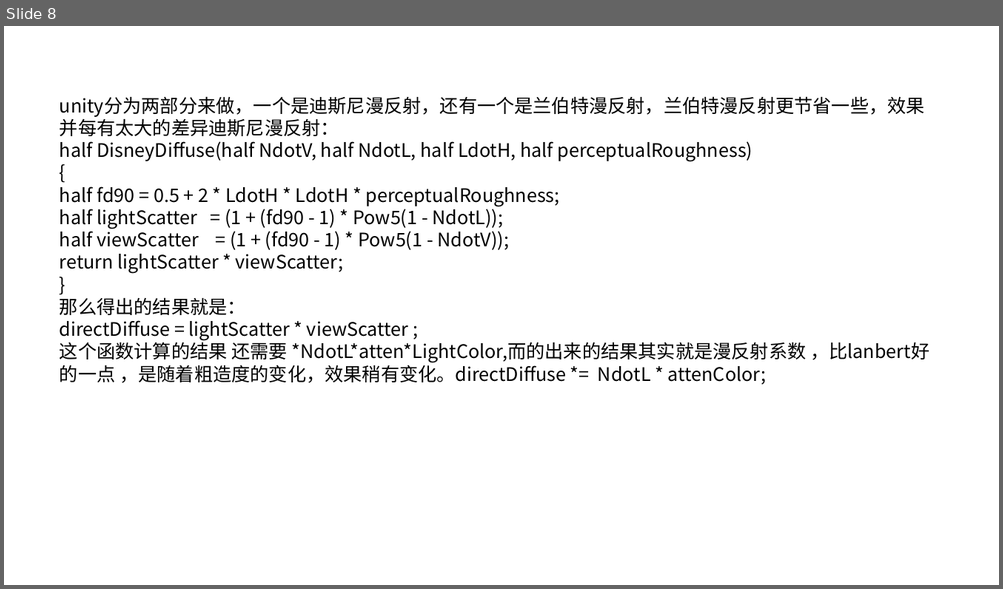
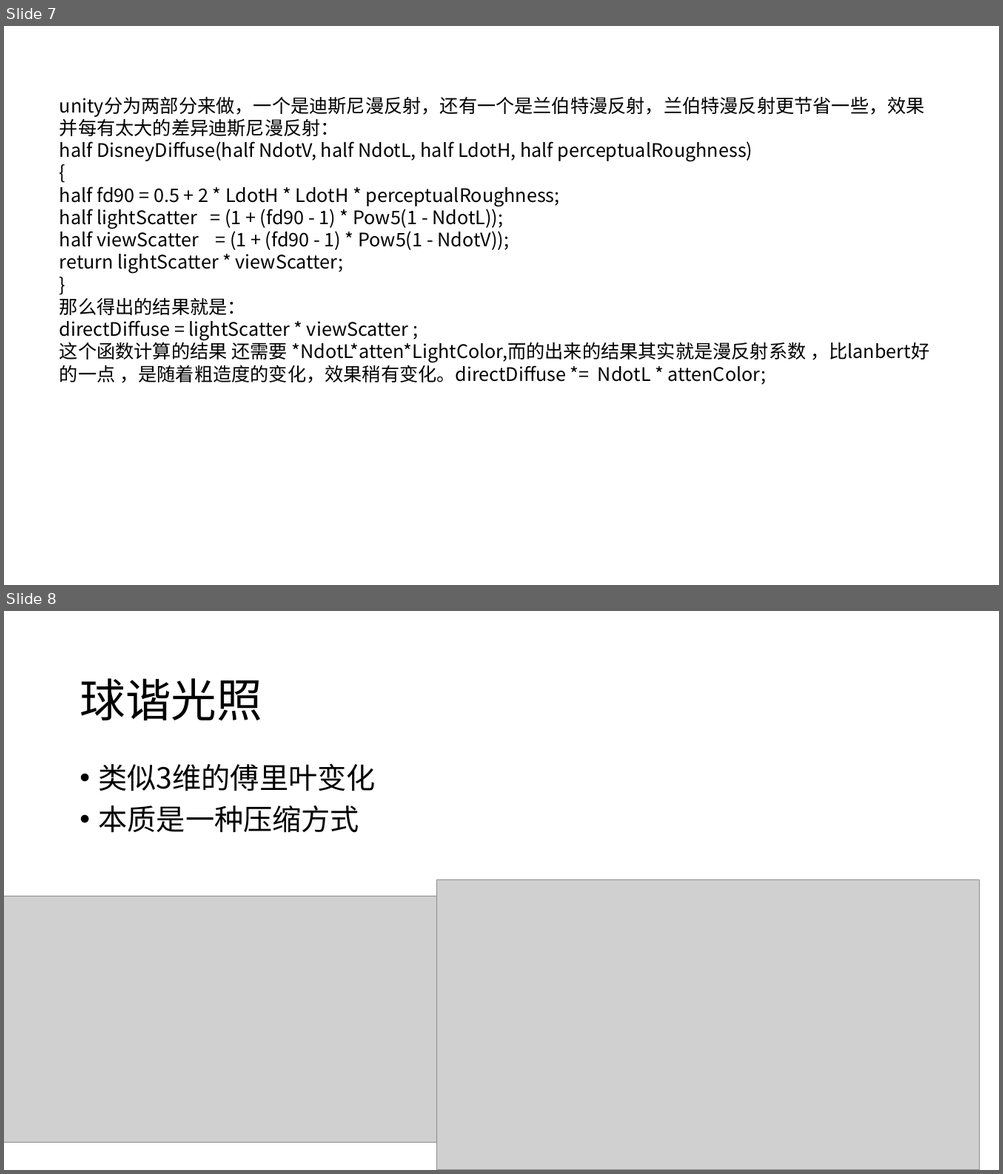
Before and after one commit to luxuia/pbr_demo, a slide deck: pbr和npr.pptx. Shown one above the other, each under a label of ours: slide 8 before the commit, slides 7 and 8 after it. The pictures are 1003x589 and 1003x1174 pixels, drawn with LibreOffice and Linux fonts; fonts in the diff are those of the drawing; grey boxes stand for pictures. Boxes give left, top, right and bottom in pixels: in the first picture for what was removed or moved away, otherwise in the second. Text is boxed around its words. In the diff, an @@ line names an element or a change of style, - is before the commit and + after.

```diff
--- a/pbr和npr.pptx
+++ b/pbr和npr.pptx
@@ slide 8 added at box(4, 611, 999, 1170), background #FFFFFF @@
@@ title added at box(79, 678, 262, 721), 44 pt, text #000000 @@
+球谐光照
@@ text added at box(99, 763, 375, 832), 28 pt, text #000000 @@
+• 类似3维的傅里叶变化
+• 本质是一种压缩方式
@@ picture added at box(4, 897, 444, 1143) @@
@@ picture added at box(437, 880, 979, 1170) @@
@@ what was slide 8 is now slide 7 @@
```
Also in this commit, not shown: 1 slide changed, 4 other slides added, 7 other files.
